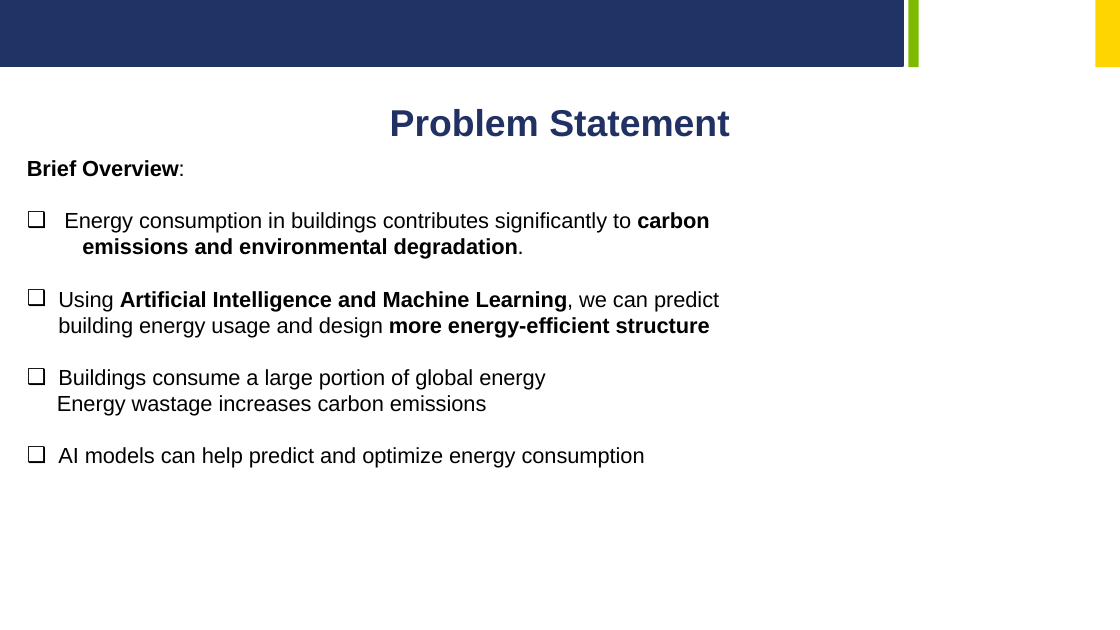
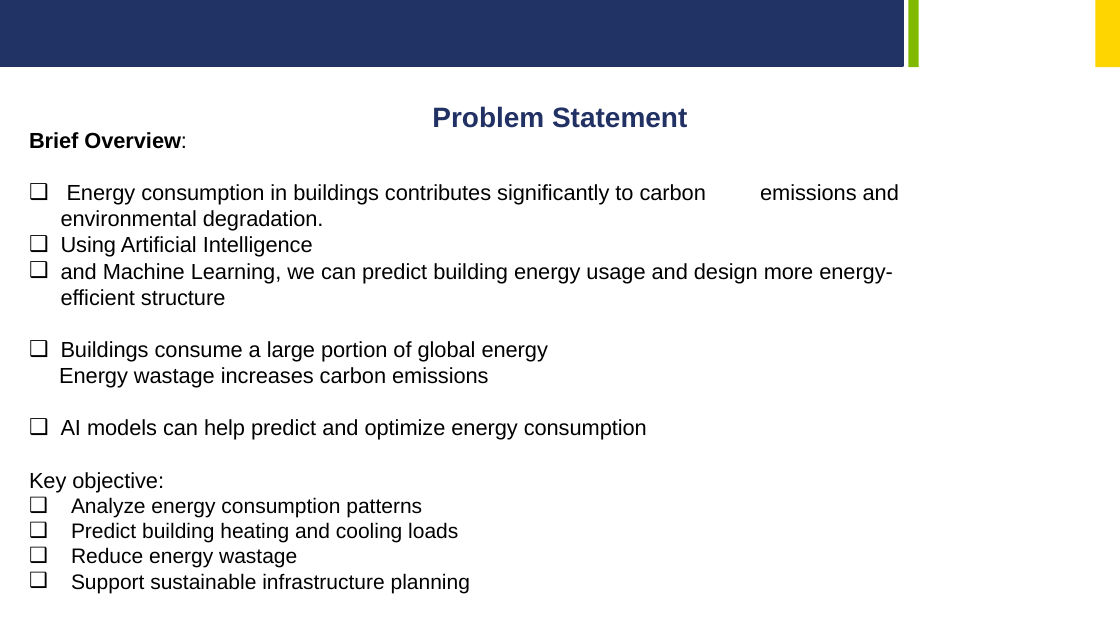
Before and after one commit to sohangehlot/AI-Energy-Consumption-Prediction, a slide deck: slide 4 of ai based Energy consumption prediction project.pptx. Drawn at 1120x630 pixels with LibreOffice and Linux fonts; fonts in the diff are those of the drawing; background and template pictures are left out. Boxes give left, top, right and bottom in pixels: in the first picture for what was removed or moved away, otherwise in the second. Text is boxed around its words. In the diff, an @@ line names an element or a change of style, - is before the commit and + after.

```diff
--- a/ai based Energy consumption prediction project.pptx
+++ b/ai based Energy consumption prediction project.pptx
@@ text "Problem Statement" at [432,106,687,128]: size 32 to 24 pt @@
@@ text "Brief Overview:": place and size @@
-text "Brief Overview:" at [27,160,719,468]
+text "Brief Overview:" at [29,132,899,593]
@@ text at [61,184,899,231]: bold off in "carbon emissions and environmental degradation." @@
@@ text at [61,236,893,306]: text changed; bold off @@
-❑ Using Artificial Intelligence and Machine Learning, we can predict building energy usage and design more energy-efficient structure
+❑ Using Artificial Intelligence
+❑ and Machine Learning, we can predict building energy usage and design more energy-efficient structure
@@ text at [29,472,470,593]: paragraphs added @@
+Key objective:
+❑ Analyze energy consumption patterns
+❑ Predict building heating and cooling loads
+❑ Reduce energy wastage
+❑ Support sustainable infrastructure planning
```
Also in this commit, not shown: 9 other slides changed, 2 slides removed.
